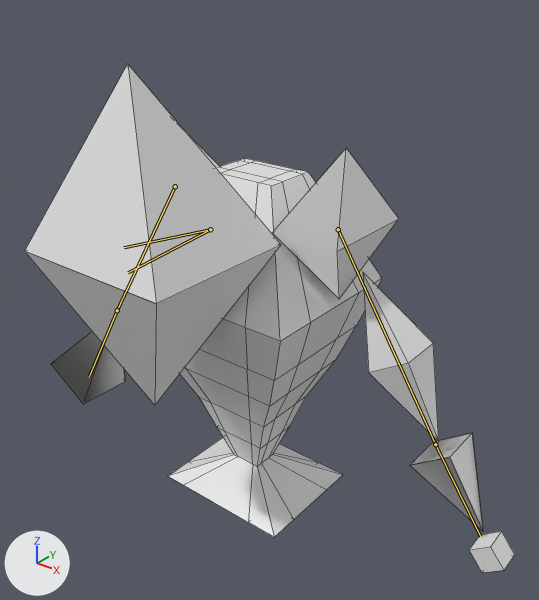
The FBX model Assets/Enemies/Fire/fire.fbx, before and after one commit.
Rendered twice from a 50 mm camera at (21.9, -25.9, 27.4) aimed at (1.8, -0.8, 11.9). Every picture has the same lights, and +X, +Y and +Z are marked at lower left. The bones that change are drawn over the model as lines. Mesh edges are drawn as thin lines.

The first picture shows 'Body', 'Fist Left', 'Lower Arm Left', 'Lower Arm Right', 'Lower Head', 'Shoulder Left', 'Upper Arm Left', 'Upper Head'.
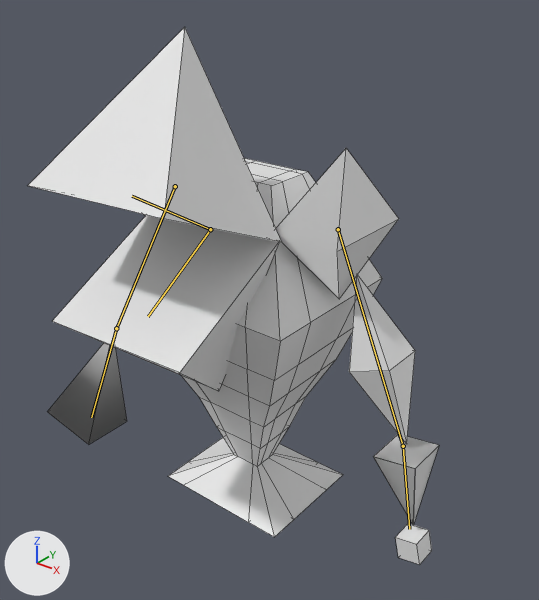
The newer file adds an action. The first version stands in its rest pose; the second is drawn at frame 5 of the action 'Armature|EatMid'.

What the commit changed:
Bone 'UpperArm.R' (bone_upperarm_r) turns from (0, 0, 0) to (7, -37, 2) degrees about its own x, y and z.
Bone 'LowerArm.R' (bone_lowerarm_r) turns from (0, 0, 0) to (13, -58, -8) degrees about its own x, y and z.
Bone 'UpperArm.L' (bone_upperarm_l) turns from (0, 0, 0) to (0, 1, -10) degrees about its own x, y and z.
Bone 'LowerArm.L' (bone_lowerarm_l) turns from (0, 0, 0) to (0, 0, -16) degrees about its own x, y and z.
Bone 'Head.U' (bone_head_u) turns from (0, 0, 0) to (-24, 2, 0) degrees about its own x, y and z.
Bone 'Head.D' (bone_head_d) turns from (0, 0, 0) to (28, 2, -1) degrees about its own x, y and z.

What differs and where, as boxes [x1, y1, x2, y2] in the pictures (539 x 600 px):
'Upper Head', posed (10% shorter): before [25, 64, 281, 304]; after [28, 27, 282, 242]
'Lower Head', posed: before [25, 245, 281, 405]; after [53, 215, 279, 391]
'Upper Arm Left', posed (13% narrower): before [363, 273, 439, 442]; after [349, 275, 415, 444]
'Lower Arm Left', posed (9% narrower, 7% shorter): before [410, 433, 483, 531]; after [373, 434, 439, 525]
'Lower Arm Right', posed: before [51, 332, 125, 404]; after [48, 343, 127, 444]
'Fist Left', posed (19% narrower): before [469, 531, 515, 573]; after [395, 524, 432, 565]
bone 'UpperArm.R', root to tip: before (175, 186) to (117, 310); after (175, 186) to (116, 328)
bone 'LowerArm.R', root to tip: before (117, 310) to (89, 377); after (116, 328) to (91, 417)
bone 'UpperArm.L', root to tip: before (338, 229) to (435, 444); after (338, 229) to (403, 446)
bone 'LowerArm.L', root to tip: before (435, 444) to (480, 536); after (403, 446) to (409, 529)
bone 'Head.U', root to tip: before (210, 229) to (124, 247); after (210, 229) to (132, 196)
bone 'Head.D', root to tip: before (210, 229) to (128, 272); after (210, 229) to (148, 316)
